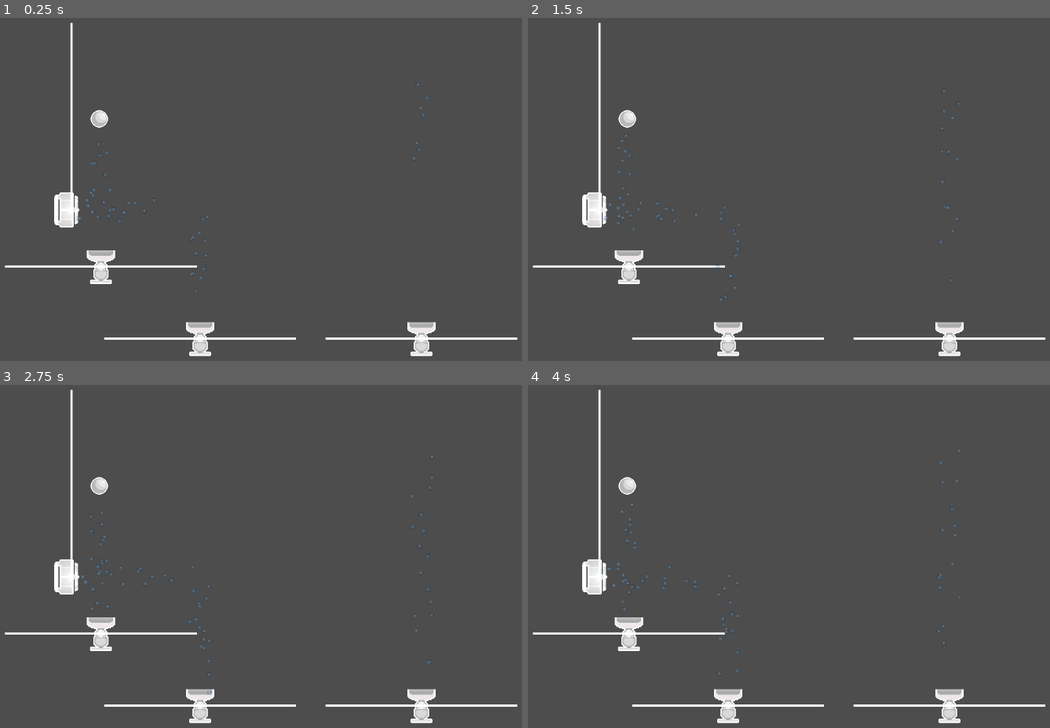
Above: before the commit, frames 1-4 (two rows, left to right).
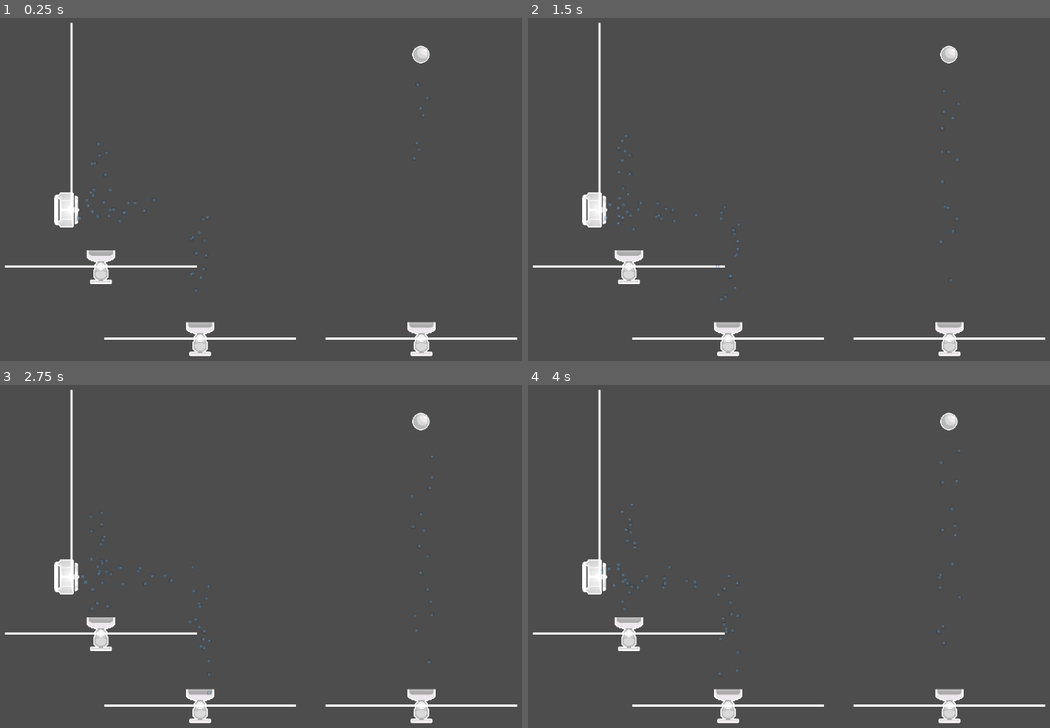
Above: after the commit, the same moments.

Repository: corpusCallosotomy/jamfest2024
Game: Godot game, scene res://phystest.tscn
Two runs of this game, one before a commit and one after it. Both use one fixed random seed, a clock stepped at 60 frames per second and the inputs below. This scene is started directly instead of the project's main scene. The engine's default icon, where the game draws it, is replaced by a stand-in: a white triangle on a blue panel in a dark square.
Inputs:
- Up to frame 1 (0.25 s): no input
- Up to frame 2 (1.5 s): no input
- Up to frame 3 (2.75 s): no input
- Up to frame 4 (4 s): no input

The runs differ from the first frame. In frame 1, 0.3% of the frame differs, in the area x 17-83%, y 8-33%; in frame 2, 0.3%; in frame 3, 0.3%; in frame 4, 0.3%.

Commit message:
ACTUALLY SCALED THE COLLIDER
I WAS RIGHT ALL ALONG MY MATH WAS CORRECT I JUST FORGOT TO ACTUALLY USE IT ANYWHERE

Diff:
--- a/phystest.tscn
+++ b/phystest.tscn
@@ -7,7 +7,7 @@
 [node name="Node2D" type="Node2D"]
 
 [node name="ball" parent="." instance=ExtResource("1_ss8go")]
-position = Vector2(198, 188)
+position = Vector2(788, 70)
 
 [node name="fan" parent="." instance=ExtResource("2_r57gu")]
 position = Vector2(147, 188)
--- a/scripts/elements/fan.gd
+++ b/scripts/elements/fan.gd
@@ -13,6 +13,7 @@
 func _ready():
 
 	$Area2D/CollisionShape2D.position.x = influenceLength/2
+	$Area2D/CollisionShape2D.shape.size.x = influenceLength
 
 	$Area2D/GPUParticles2D.lifetime=influenceLength*(.3/240)
 	if fanForce<0:
Not shown, added: sounds/PinballGameSong(DSMix).wav.import
Not shown, added: sounds/PinballGameSongTITLE.wav.import
